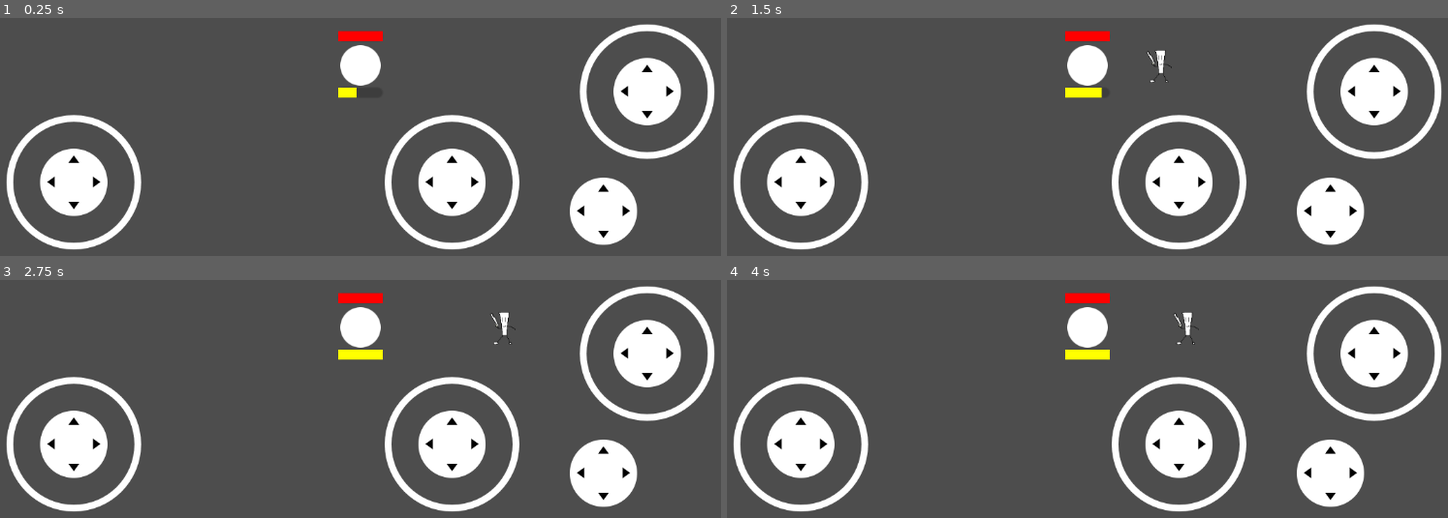
Above: before the commit, frames 1-4 (two rows, left to right).
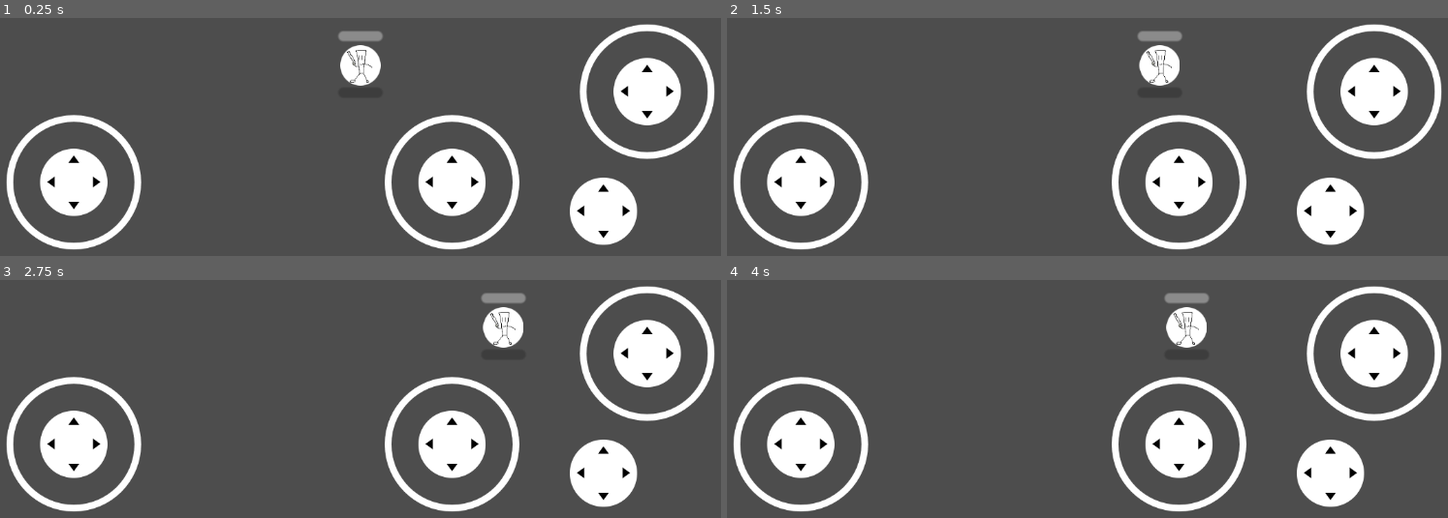
Above: after the commit, the same moments.

Repository: Treidexy/italianfighter
Game: Godot game, scene res://scenes/main.tscn
Same seed, same stepped clock (60 frames per second), same inputs: the game is played once before the commit and once after it.
Inputs (mouse positions are in pixels of both pictures, inside the frame that each line leads up to):
- Up to frame 1 (0.25 s): no input
- Up to frame 2 (1.5 s): tap Enter at 0.5 s; move the mouse to (1260, 44) at 0.52 s; hold D (right) 0.53-1.25 s; click (1260, 44) at 0.67 s; drag from (928, 87) to (1051, 153) at 1.27 s
- Up to frame 3 (2.75 s): tap Space at 2 s; move the mouse to (outside the picture) at 2.02 s; hold D (right) from 2.03 s (still down)
- Up to frame 4 (4 s): release D (right) at 2.75 s; drag from (1051, 415) to (outside the picture) at 2.77 s; tap Enter at 3.5 s; move the mouse to (1318, 391) at 3.52 s; hold Left (left) from 3.53 s (still down)

The runs differ from the first frame. In frame 1, 0.5% of the frame differs, in the area x 46-54%, y 5-34%; in frame 2, 2.2%; in frame 3, 2.2%; in frame 4, 2.3%, in the area x 46-67%, y 5-34%.
Error after the commit: Invalid access to property or key 'HEALTH_BAR' on a base object of type 'Nil'. (res://scripts/troops/troop.gd:73)

Commit message:
godot, why is ui null? ur restarted

Diff:
--- a/scenes/troops/troop_ui.tscn
+++ b/scenes/troops/troop_ui.tscn
@@ -1,17 +1,8 @@
-[gd_scene load_steps=3 format=3 uid="uid://dw6selja8rroc"]
+[gd_scene load_steps=2 format=3 uid="uid://dw6selja8rroc"]
 
-[ext_resource type="Script" uid="uid://qw67q40gxsik" path="res://scripts/troops/troop_ui.gd" id="1_vq5un"]
 [ext_resource type="Texture2D" uid="uid://d27d4fmny001g" path="res://assets/circle.png" id="2_yw5vp"]
 
-[node name="TroopUi" type="Node" node_paths=PackedStringArray("AMMO_BAR", "HEALTH_BAR", "CAN_SUPER_INDICATOR", "IN_SUPER_INDICATOR", "CAN_HYPER_INDICATOR", "IN_HYPER_INDICATOR")]
-script = ExtResource("1_vq5un")
-AMMO_BAR = NodePath("AmmoBar")
-HEALTH_BAR = NodePath("HealthBar")
-CAN_SUPER_INDICATOR = NodePath("CanSuperIndicator")
-IN_SUPER_INDICATOR = NodePath("InSuperIndicator")
-CAN_HYPER_INDICATOR = NodePath("CanHyperIndicator")
-IN_HYPER_INDICATOR = NodePath("InHyperIndicator")
-metadata/_custom_type_script = "uid://qw67q40gxsik"
+[node name="TroopUi" type="Node2D"]
 
 [node name="AmmoBar" type="ProgressBar" parent="."]
 offset_left = -11.0
